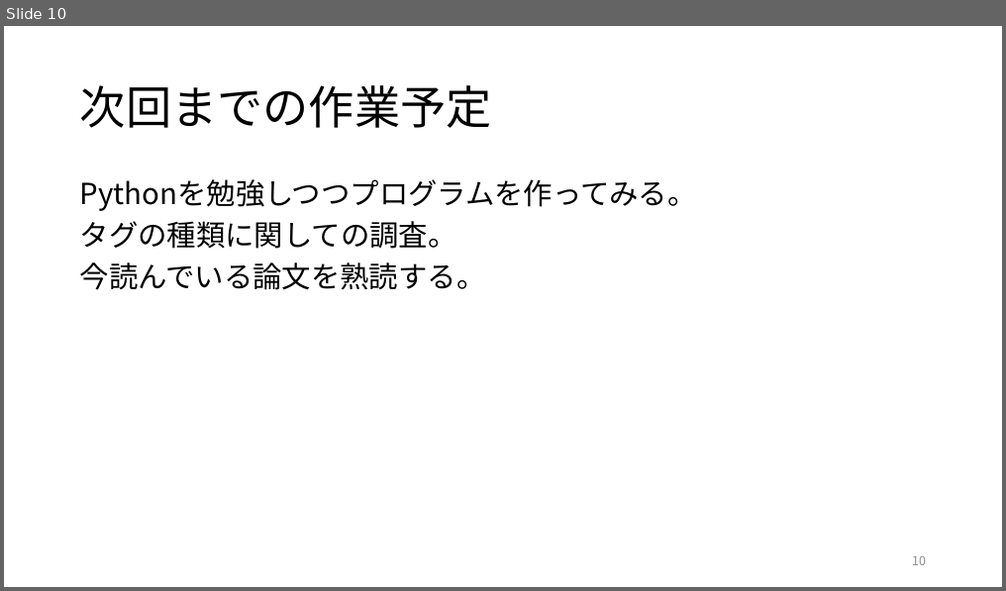
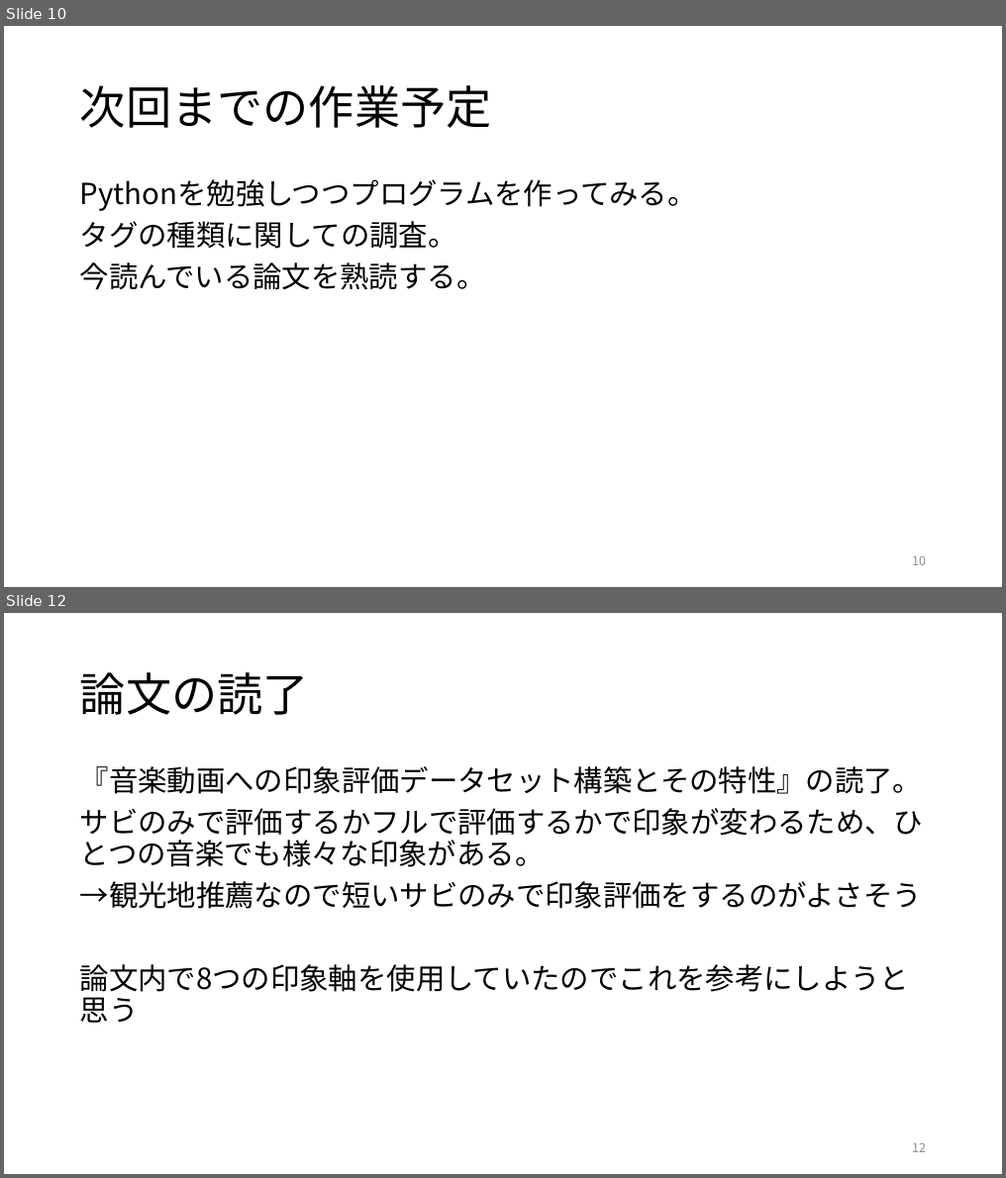
Before and after one commit to kait-takanolab/1821144-yoshii-thesis, a slide deck: 1821144_yoshii_sotsuken.pptx. Shown one above the other, each under a label of ours: slide 10 before the commit, slides 10 and 12 after it; the slides between them are not shown. The pictures are 1006x591 and 1006x1178 pixels, drawn with LibreOffice and Linux fonts; fonts in the diff are those of the drawing. Boxes give left, top, right and bottom in pixels: in the first picture for what was removed or moved away, otherwise in the second. Text is boxed around its words. In the diff, an @@ line names an element or a change of style, - is before the commit and + after.

```diff
--- a/1821144_yoshii_sotsuken.pptx
+++ b/1821144_yoshii_sotsuken.pptx
@@ slide 12 added at (4,613,1002,1174), background #FFFFFF @@
@@ title added at (80,672,309,715), 44 pt, text #000000 @@
+論文の読了
@@ text added at (80,766,923,998), 28 pt, text #000000 @@
+『音楽動画への印象評価データセット構築とその特性』の読了。
+サビのみで評価するかフルで評価するかで印象が変わるため、ひとつの音楽でも様々な印象がある。
+→観光地推薦なので短いサビのみで印象評価をするのがよさそう
+論文内で8つの印象軸を使用していたのでこれを参考にしようと思う
@@ page number added at (912,1144,926,1153), 12 pt, text #8C8C8C @@
+12
```
Also in this commit, not shown: 3 other slides added.
